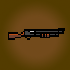
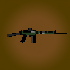
Layers edited between the first and the second 70×70 image:
added layer "Layer 5" above "Layer 4" over [left=7, top=28, right=67, bottom=43]
hid "Layer 0" over [left=8, top=28, right=65, bottom=40]
